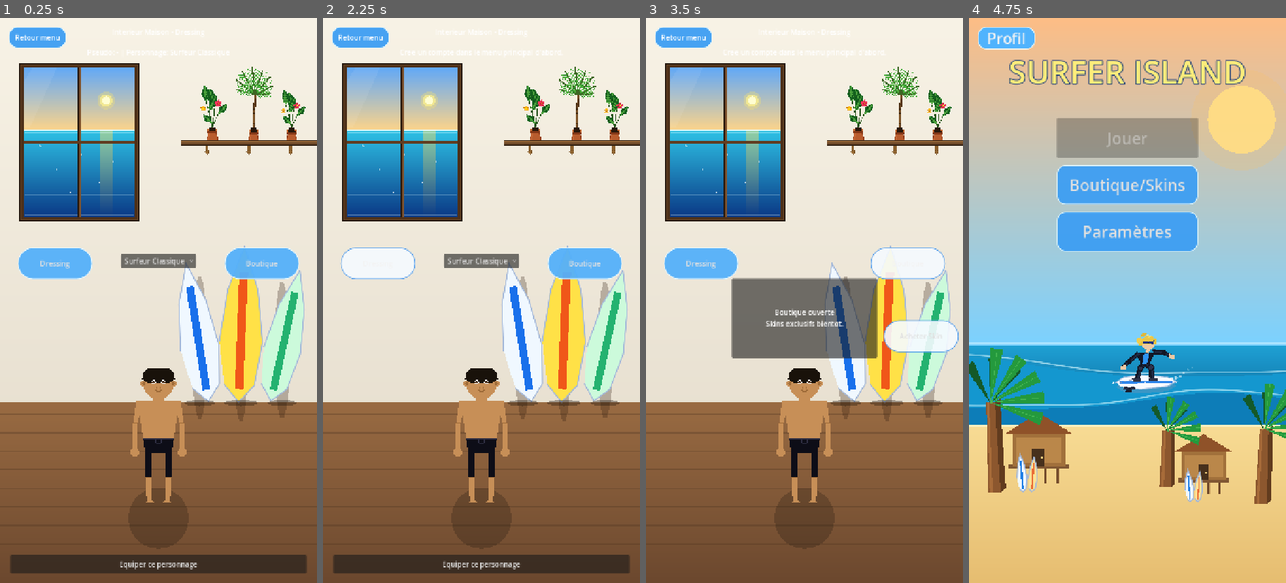
Above: before the commit, frames 1-4 (left to right).
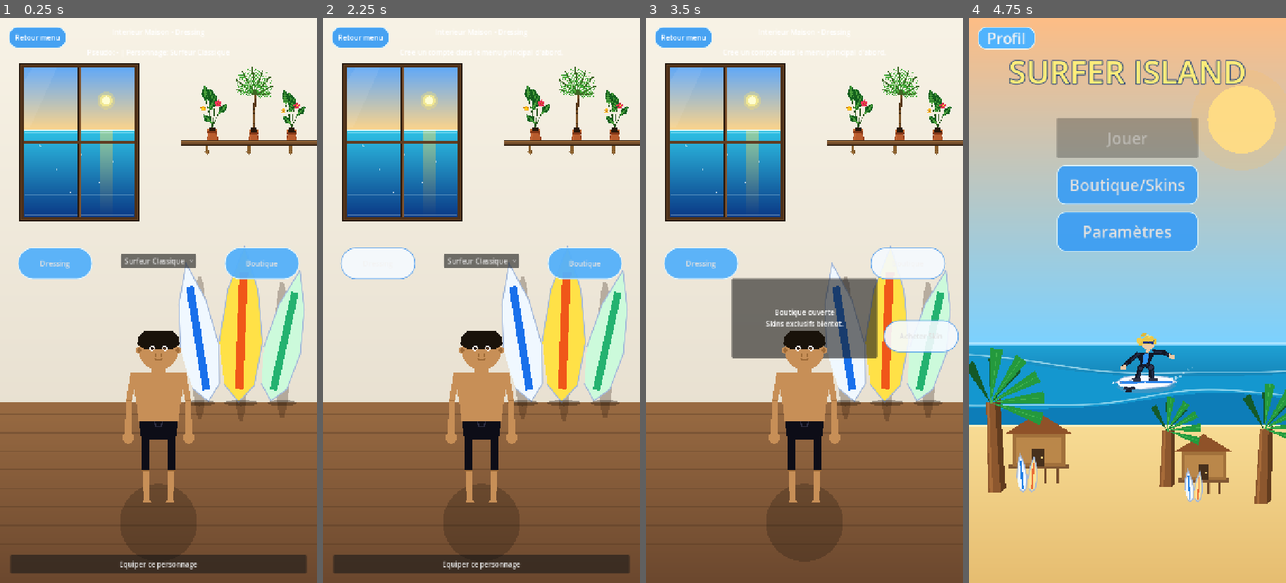
Above: after the commit, the same moments.

Repository: ClemL06/SurfGame
Game: Godot game, scene res://scenes/ui/ShopDressing.tscn
Two runs of this game, one before a commit and one after it. Both use one fixed random seed, a clock stepped at 60 frames per second and the inputs below. This scene is started directly instead of the project's main scene.
Inputs:
- Up to frame 1 (0.25 s): no input
- Up to frame 2 (2.25 s): click "Surfeur Classique" at 0.5 s; click "Equiper ce personnage" at 1.25 s; click "Dressing" at 2 s
- Up to frame 3 (3.5 s): click "Boutique" at 2.75 s
- Up to frame 4 (4.75 s): click "Acheter Skin" at 3.5 s; click "Retour menu" at 4.25 s

The runs differ from the first frame. In frame 1, 3.2% of the frame differs, in the area x 38-62%, y 55-90%; in frame 2, 3.2%; in frame 3, 3.2%; in frame 4, nothing differs.

Commit message:
taille des personnages

Diff:
--- a/nouveau-projet-de-jeu/scenes/ui/ShopDressing.tscn
+++ b/nouveau-projet-de-jeu/scenes/ui/ShopDressing.tscn
@@ -234,4 +234,4 @@
 mouse_filter = 2
 script = ExtResource("2")
 center_y_ratio = 0.78
-scale_factor = 1.25
+scale_factor = 1.6
